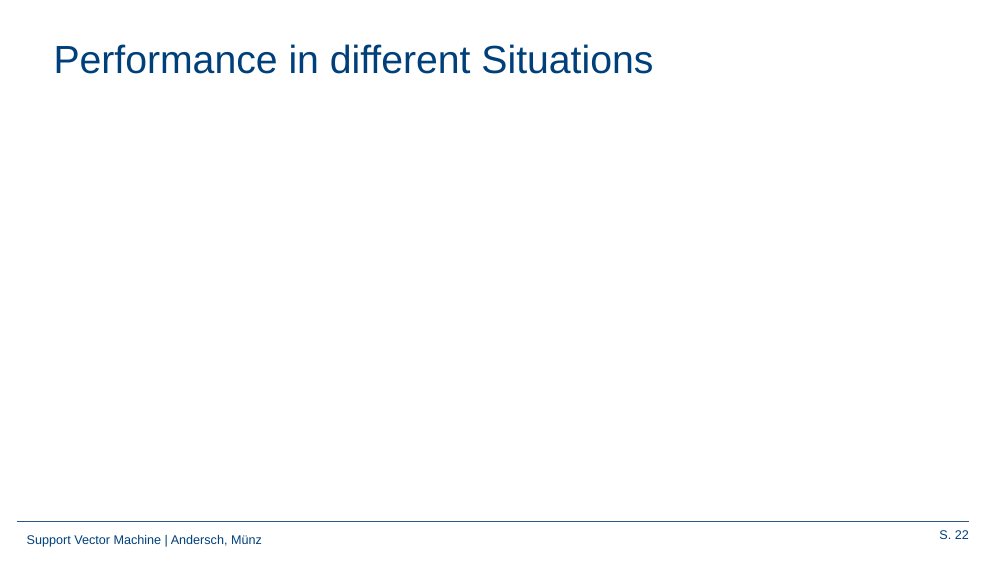
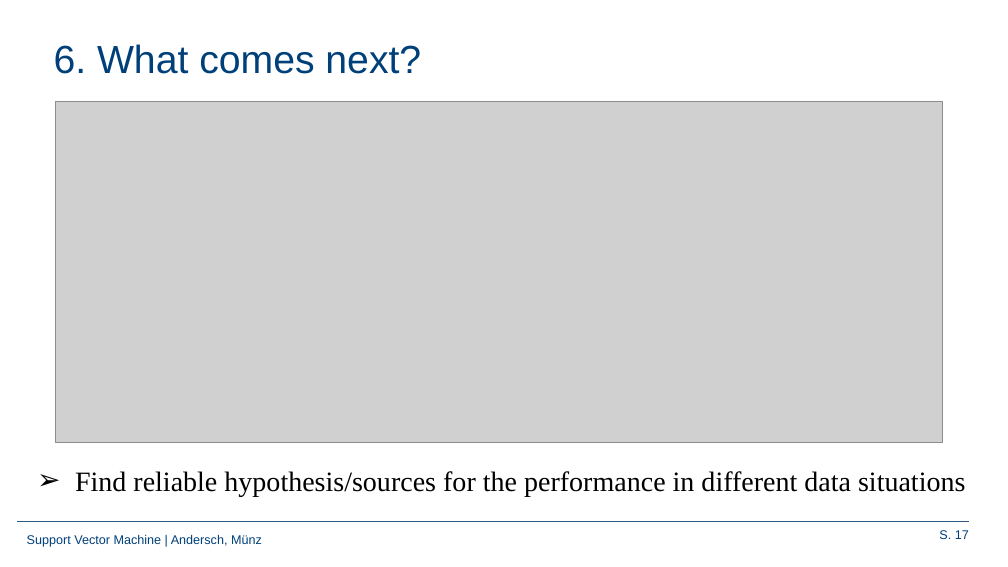
Before and after one commit to Frandersch/Statistical-Machine-Learning, a slide deck: slide 17 of Präsentation/Support Vector Machines.pptx (slide 22 before the commit). Drawn at 1008x567 pixels with LibreOffice and Linux fonts; fonts in the diff are those of the drawing; grey boxes stand for pictures; background and template pictures are left out. Boxes give left, top, right and bottom in pixels: in the first picture for what was removed or moved away, otherwise in the second. Text is boxed around its words. In the diff, an @@ line names an element or a change of style, - is before the commit and + after.

```diff
--- a/Präsentation/Support Vector Machines.pptx
+++ b/Präsentation/Support Vector Machines.pptx
@@ title at box(54, 44, 421, 74): text changed @@
-Performance in different Situations
+6. What comes next?
@@ picture added at box(55, 102, 942, 443) @@
@@ text added at box(75, 471, 965, 496), 20 pt, text #000000 @@
+➢ Find reliable hypothesis/sources for the performance in different data situations
@@ page number at box(939, 530, 969, 539): text changed @@
-S. 22
+S. 17
```
Also in this commit, not shown: 13 other slides changed, 4 slides added, 6 slides removed.
